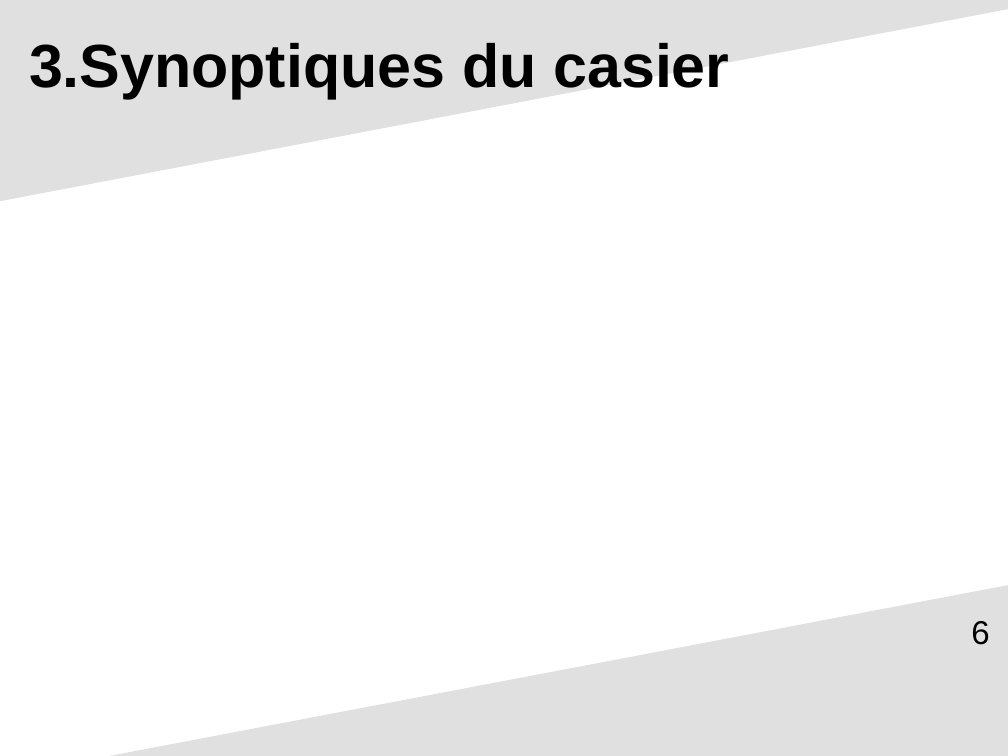
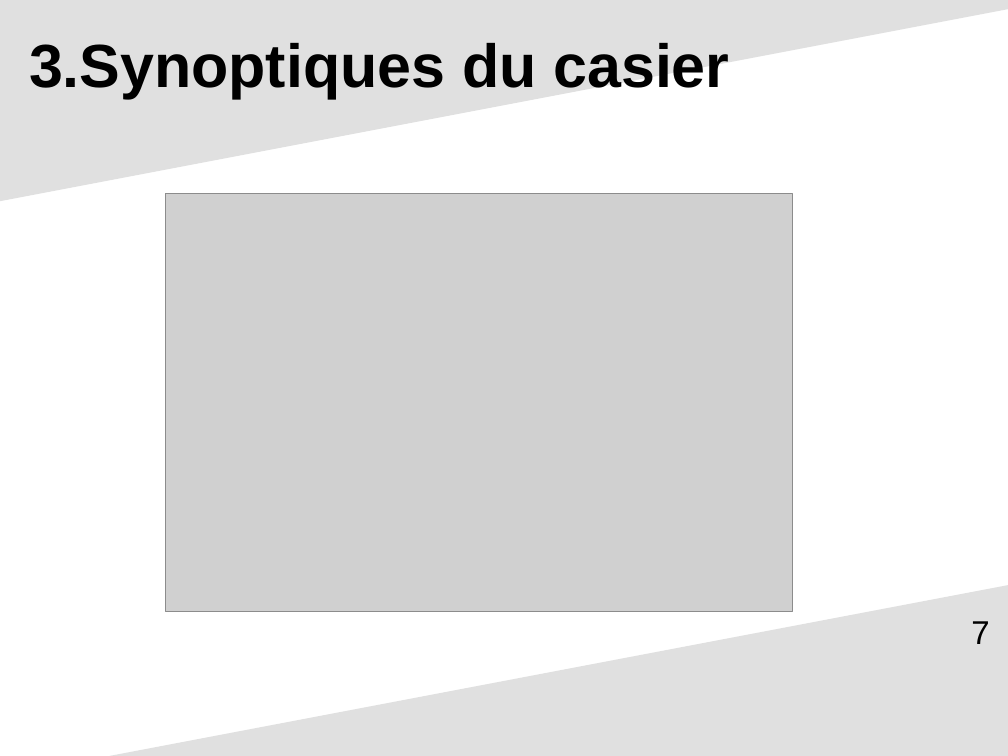
Before and after one commit to cbourgouin/Projet_Casier, a slide deck: slide 7 of Parties_Raspberry_Gaches/Revue de Projet n°1.odp (slide 6 before the commit). Drawn at 1008x756 pixels with LibreOffice and Linux fonts; fonts in the diff are those of the drawing; grey boxes stand for pictures. Boxes give left, top, right and bottom in pixels: in the first picture for what was removed or moved away, otherwise in the second. Text is boxed around its words. In the diff, an @@ line names an element or a change of style, - is before the commit and + after.

```diff
--- a/Parties_Raspberry_Gaches/Revue de Projet n°1.odp
+++ b/Parties_Raspberry_Gaches/Revue de Projet n°1.odp
@@ picture added at (166, 194, 792, 612) @@
@@ page number at (971, 621, 989, 644): text changed @@
-6
+7
```
Also in this commit, not shown: 3 other slides changed, 4 slides added, 4 other files.
